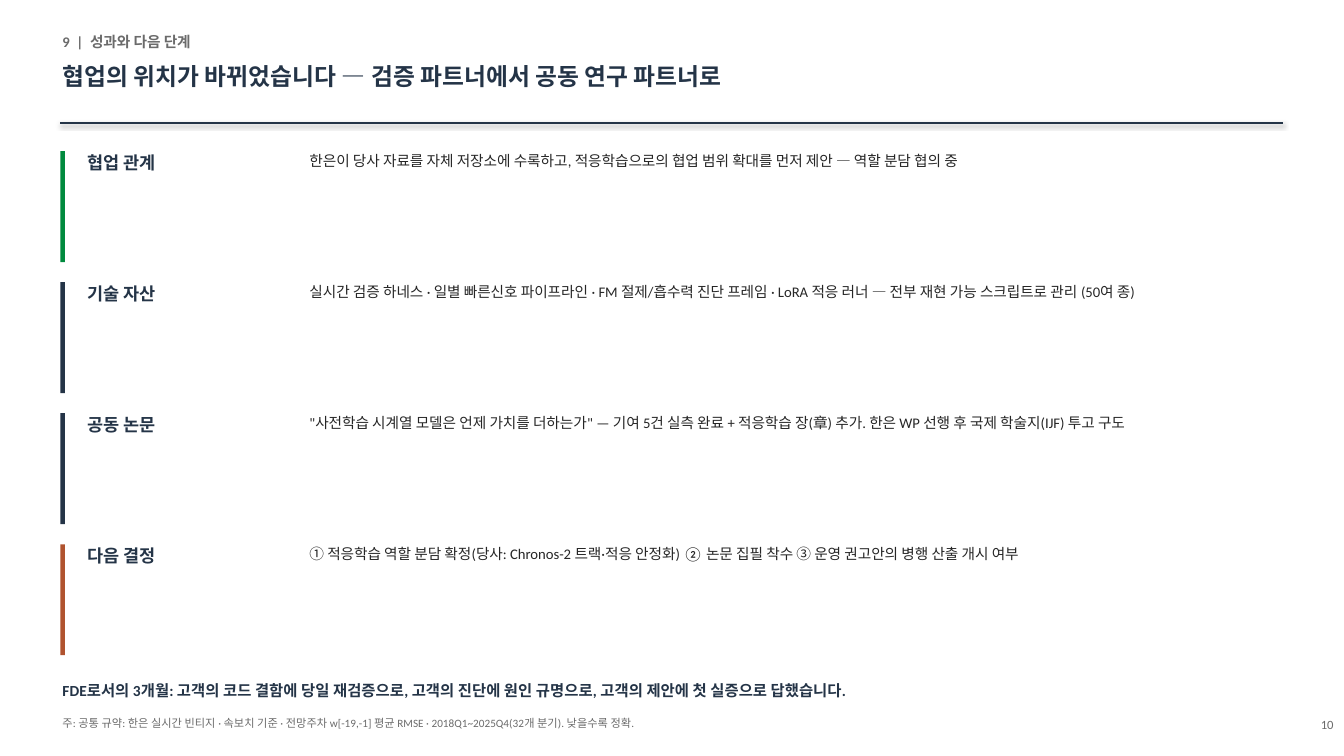
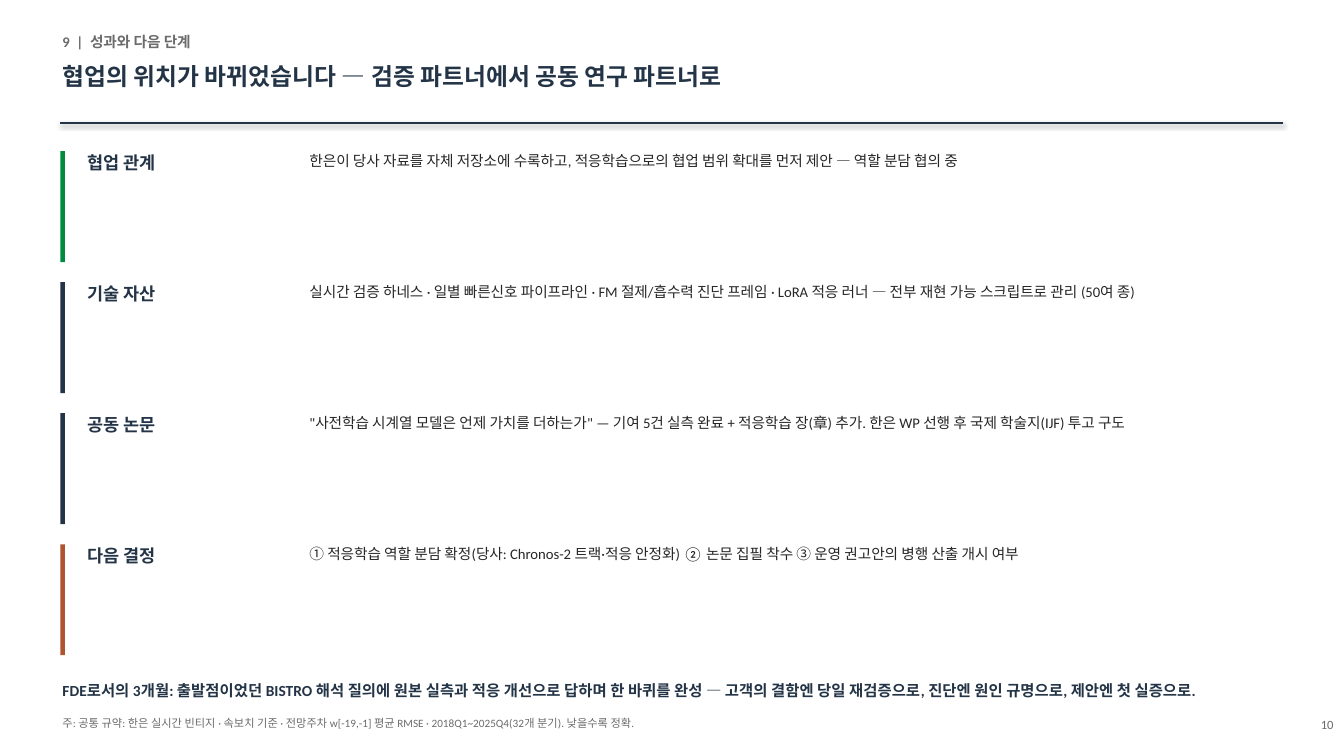
Before and after one commit to shezgone/bistro-lstm, a slide deck: slide 10 of docs/한은협업_여정보고_대표_2026-09-01.pptx. Drawn at 1344x756 pixels with LibreOffice and Linux fonts; fonts in the diff are those of the drawing. Boxes give left, top, right and bottom in pixels: in the first picture for what was removed or moved away, otherwise in the second. Text is boxed around its words. In the diff, an @@ line names an element or a change of style, - is before the commit and + after.

```diff
--- a/docs/한은협업_여정보고_대표_2026-09-01.pptx
+++ b/docs/한은협업_여정보고_대표_2026-09-01.pptx
@@ text at (62, 683, 1196, 698): text changed @@
-FDE로서의 3개월: 고객의 코드 결함에 당일 재검증으로, 고객의 진단에 원인 규명으로, 고객의 제안에 첫 실증으로 답했습니다.
+FDE로서의 3개월: 출발점이었던 BISTRO 해석 질의에 원본 실측과 적응 개선으로 답하며 한 바퀴를 완성 — 고객의 결함엔 당일 재검증으로, 진단엔 원인 규명으로, 제안엔 첫 실증으로.
```
Also in this commit, not shown: 1 other slide changed, 1 other file.
